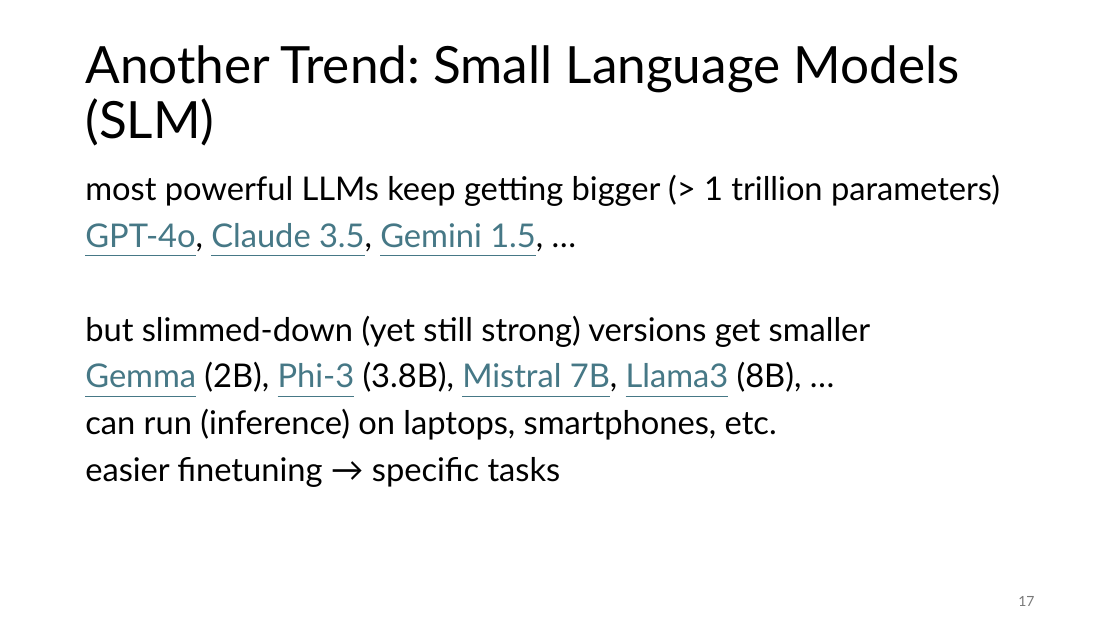
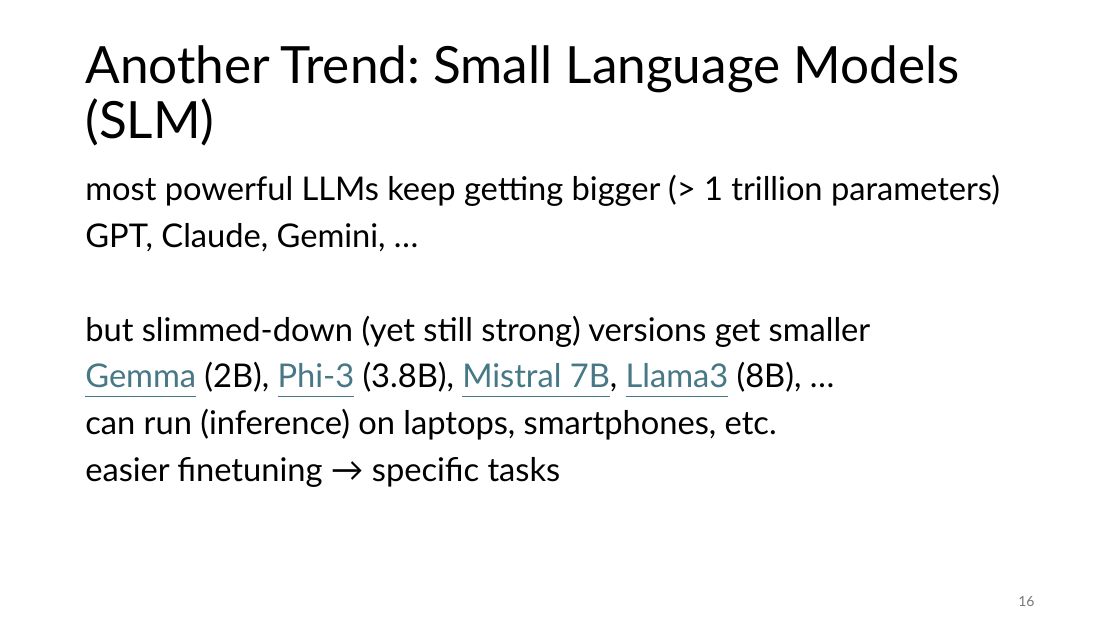
Before and after one commit to FelixWick/language_models, a slide deck: slide 16 of slides/3_LLMs.pptx (slide 17 before the commit). Drawn at 1120x630 pixels with LibreOffice and Linux fonts; fonts in the diff are those of the drawing. Boxes give left, top, right and bottom in pixels: in the first picture for what was removed or moved away, otherwise in the second. Text is boxed around its words. In the diff, an @@ line names an element or a change of style, - is before the commit and + after.

```diff
--- a/slides/3_LLMs.pptx
+++ b/slides/3_LLMs.pptx
@@ text at (85,223,386,252): text changed; text colour #467886 to #000000 @@
-GPT-4o, Claude 3.5, Gemini 1.5, …
+GPT, Claude, Gemini, …
@@ page number at (1018,596,1034,606): text changed @@
-17
+16
```
Also in this commit, not shown: 2 other slides changed, 2 slides added, 5 slides removed, 5 other files.
